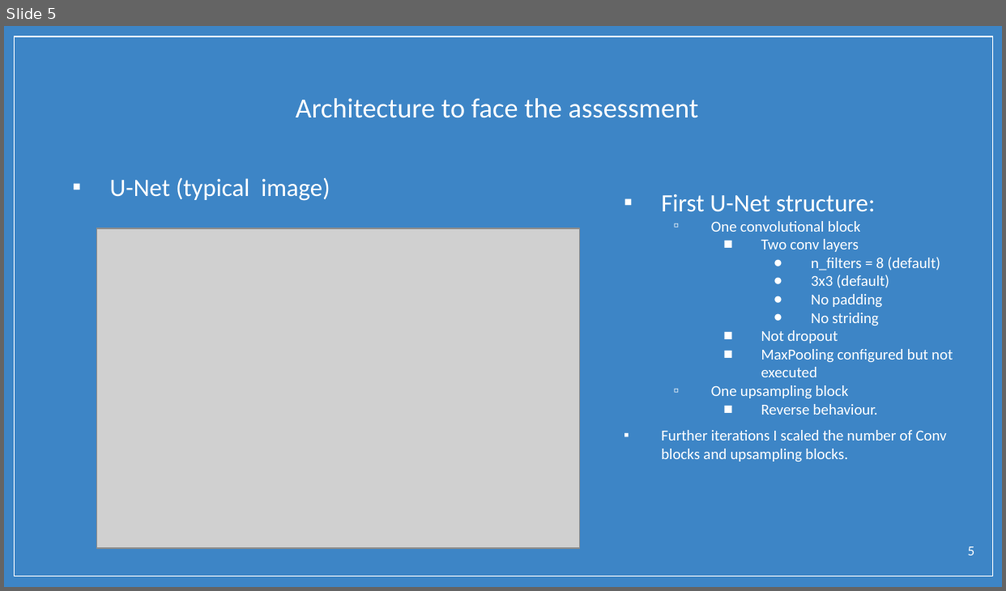
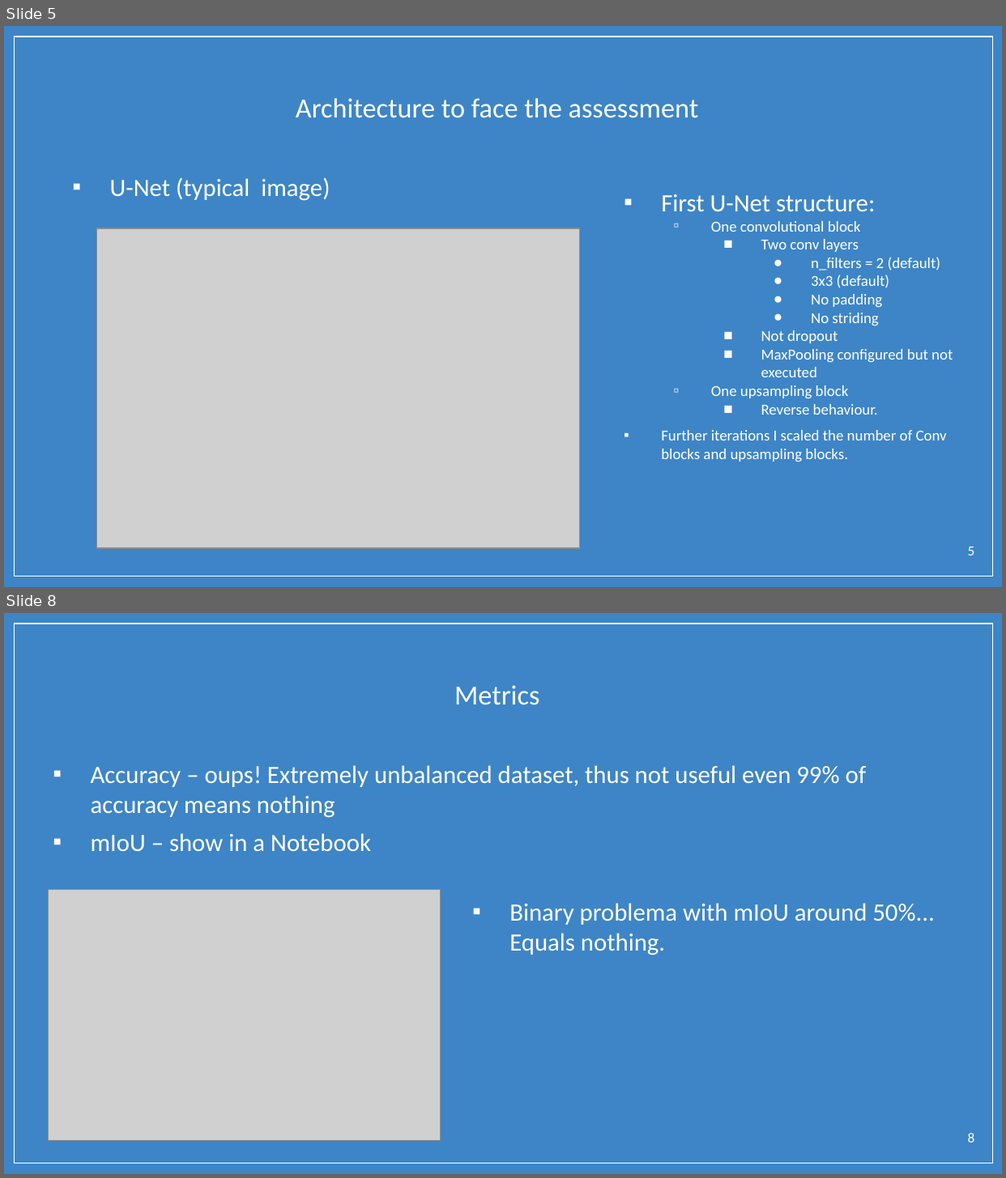
Before and after one commit to borjaf696/cv_test, a slide deck: valeo_assessment.pptx. Shown one above the other, each under a label of ours: slide 5 before the commit, slides 5 and 8 after it; the slides between them are not shown. The pictures are 1006x591 and 1006x1178 pixels, drawn with LibreOffice and Linux fonts; fonts in the diff are those of the drawing; grey boxes stand for pictures; background and template pictures are left out. Boxes give left, top, right and bottom in pixels: in the first picture for what was removed or moved away, otherwise in the second. Text is boxed around its words. In the diff, an @@ line names an element or a change of style, - is before the commit and + after.

```diff
--- a/valeo_assessment.pptx
+++ b/valeo_assessment.pptx
@@ slide 8 added at <box>4,613,1002,1174</box>, background picture (left out); not listed: 1 template element that a slide beside it also shows @@
@@ title added at <box>454,685,539,705</box>, 20 pt, text #FFFFFF @@
+Metrics
@@ text added at <box>91,765,867,851</box>, 18 pt, text #FFFFFF @@
+▪ Accuracy – oups! Extremely unbalanced dataset, thus not useful even 99% of accuracy means nothing
+▪ mIoU – show in a Notebook
@@ picture added at <box>48,889,440,1141</box> @@
@@ text added at <box>509,903,934,956</box>, 18 pt, text #FFFFFF @@
+▪ Binary problema with mIoU around 50%... Equals nothing.
@@ page number added at <box>968,1133,975,1143</box>, 10 pt, text #FFFFFF @@
+8
@@ slide 5 changed as well @@
@@ text at <box>811,257,940,271</box>: text changed @@
-      ● n_filters = 8 (default)
+      ● n_filters = 2 (default)
```
Also in this commit, not shown: 4 other slides changed, 3 other slides added, 4 slides removed, 3 other files.
